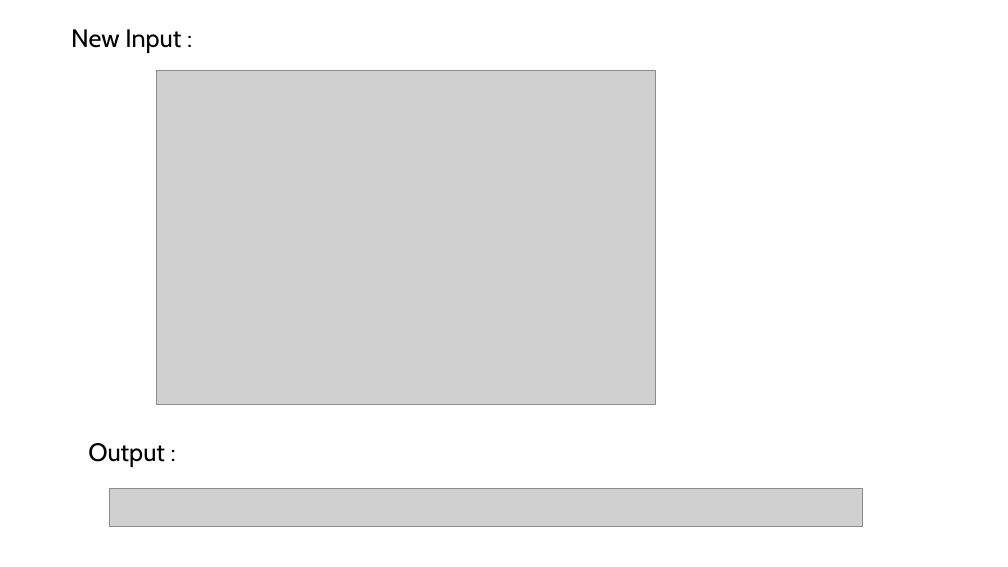
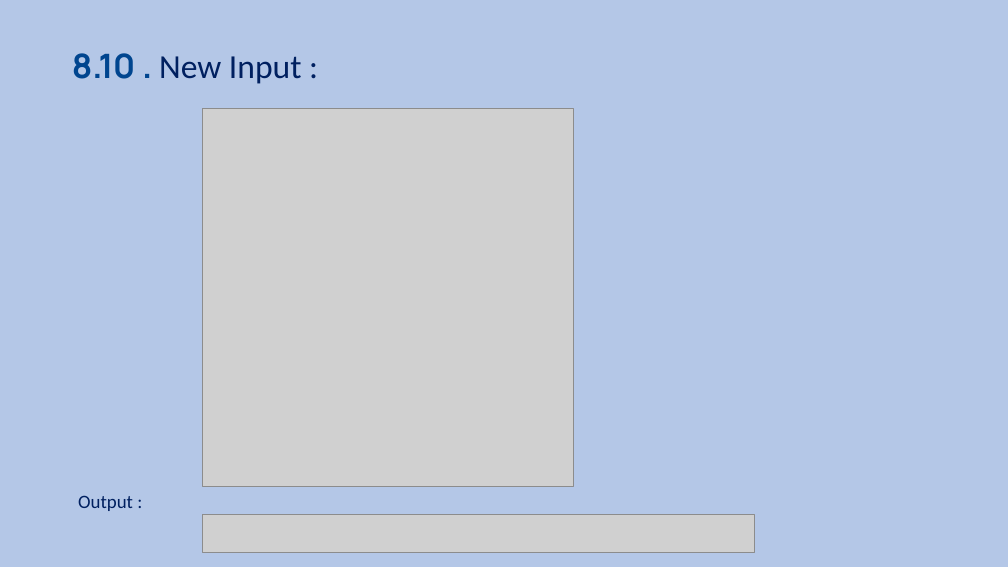
Before and after one commit to mathavan55/Early-Warning-System-for-Academic-Depression, a slide deck: slide 14 of Early Warning System for Academic Depression.pptx (slide 12 before the commit). Drawn at 1008x567 pixels with LibreOffice and Linux fonts; fonts in the diff are those of the drawing; grey boxes stand for pictures. Boxes give left, top, right and bottom in pixels: in the first picture for what was removed or moved away, otherwise in the second. Text is boxed around its words. In the diff, an @@ line names an element or a change of style, - is before the commit and + after.

```diff
--- a/Early Warning System for Academic Depression.pptx
+++ b/Early Warning System for Academic Depression.pptx
@@ background #FFFFFF to #B4C7E7 @@
@@ text at <box>72,53,302,84</box>: text changed; size 24 to 32 pt; font Cabin to Calibri; text colour #000000 to #002060 @@
-New Input :
+8.10 . New Input :
@@ picture: place and size @@
-picture at <box>157,70,656,405</box>
+picture at <box>203,108,573,486</box>
@@ text "Output :": place and size @@
-text "Output :" at <box>88,443,165,467</box>
+text "Output :" at <box>78,495,133,511</box>
@@ text "Output :" at <box>78,495,133,511</box>: size 24 to 18 pt, font Cabin to Calibri, text colour #000000 to #002060 @@
@@ picture: place and size @@
-picture at <box>110,488,862,526</box>
+picture at <box>203,514,755,553</box>
```
Also in this commit, not shown: 9 other slides changed, 6 slides added, 4 slides removed.
